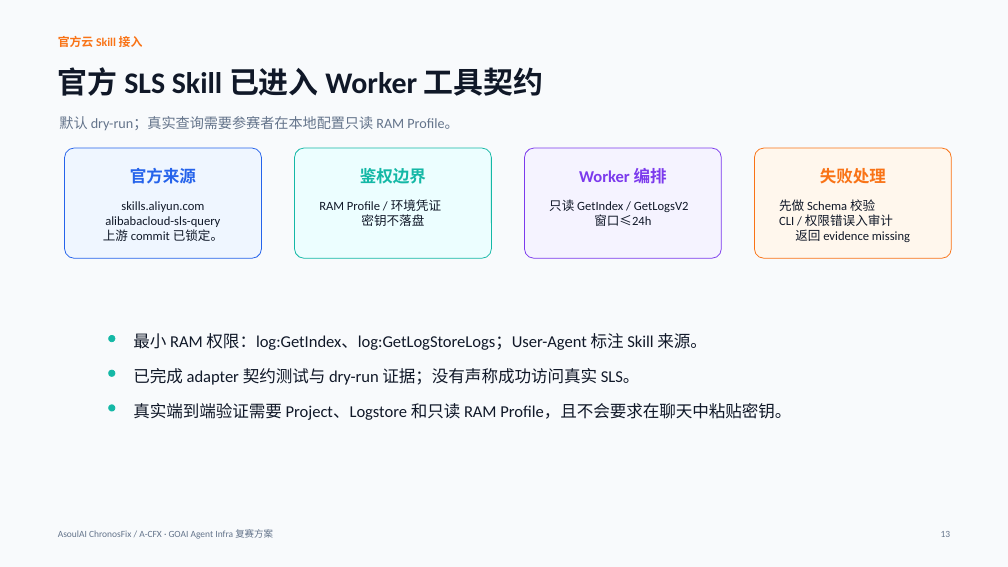
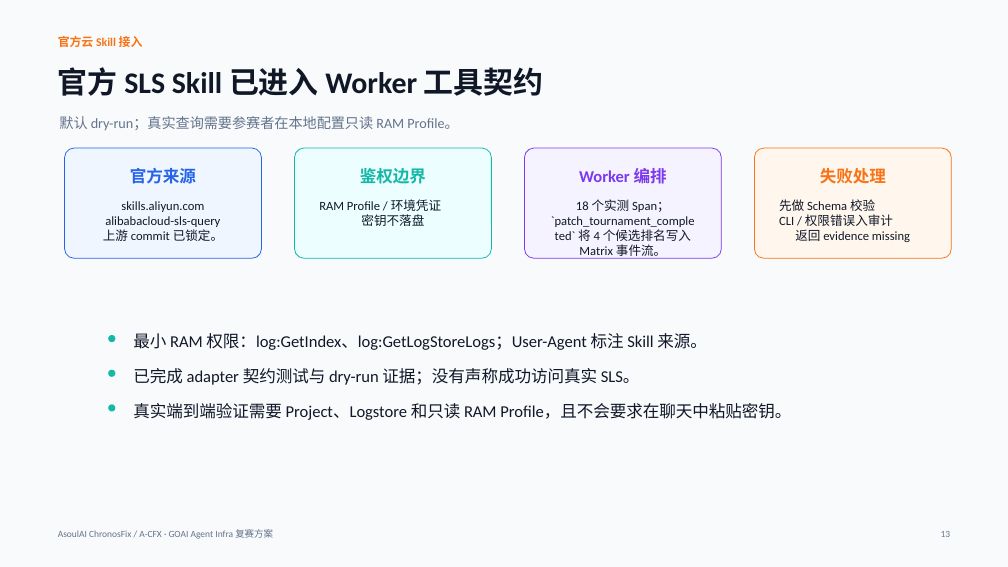
Before and after one commit to ASOUL-Official/asoulai-chronosfix, a slide deck: slide 13 of submission/ChronosFix_复赛方案.pptx. Drawn at 1008x567 pixels with LibreOffice and Linux fonts; fonts in the diff are those of the drawing. Boxes give left, top, right and bottom in pixels: in the first picture for what was removed or moved away, otherwise in the second. Text is boxed around its words. In the diff, an @@ line names an element or a change of style, - is before the commit and + after.

```diff
--- a/submission/ChronosFix_复赛方案.pptx
+++ b/submission/ChronosFix_复赛方案.pptx
@@ text at box(551, 199, 695, 259): text changed @@
-只读 GetIndex / GetLogsV2
-窗口≤24h
+18 个实测 Span；`patch_tournament_completed` 将 4 个候选排名写入 Matrix 事件流。
```
Also in this commit, not shown: 11 other slides changed, 21 other files.
